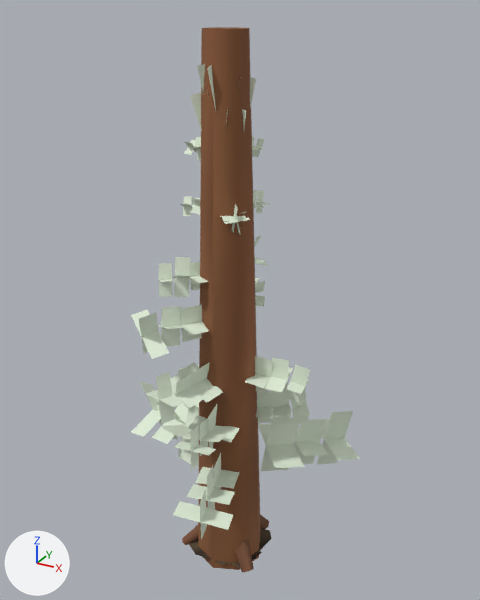
A saved change to the glTF model packages/viewer-threejs/public/assets/resources/pine/mature-lod2.glb.
Before and after are seen from a 50 mm lens placed at (13.0, -22.5, 24.5), pointed at (0.2, 0.7, 12.9). The axes (+X, +Y, +Z) are drawn at lower left. The lights are the same throughout. The first picture is the older version. Where no turn or scale is listed for an object, it has been applied to the vertices. Vertices at exactly the same position are counted once.

In view in the first picture: 'pine-needle-sprays', 'pine-trunk-branches-buried-roots-ground-blend'.
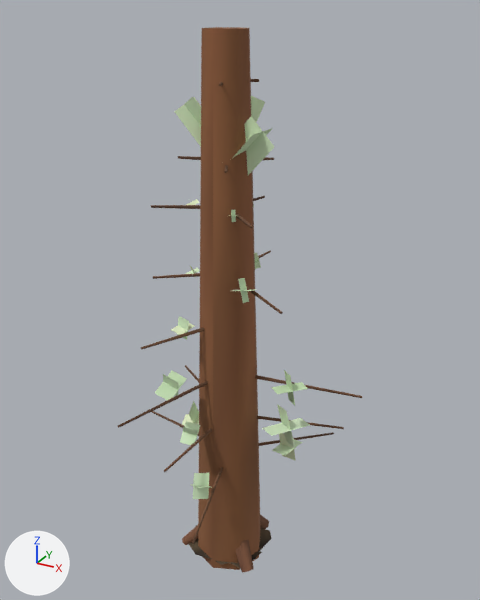
What differs and where, as boxes [x1, y1, x2, y2] in the pictures (480 x 600 px):
'pine-trunk-branches-buried-roots-ground-blend', reshaped (169% wider): before [182, 27, 272, 572]; after [118, 27, 362, 572]
'pine-needle-sprays', deleted: before [131, 64, 360, 540]
'pine-terminal-needle-sprigs', added: after [155, 96, 310, 499]
part 1 of me_mesh_0, added: after [141, 156, 283, 350]
part 2 of me_mesh_0, added: after [118, 365, 362, 544]

Edits to the bpy script that builds the scene:
```text
Change mat_material_1:
    remove # nodes: BsdfPrincipled, Math x2, Mix, OutputMaterial, VertexColor
    remove # colours: white #e4f1dc, mixed with the vertex colours
    nodes: BsdfPrincipled, Math x2, OutputMaterial, VertexColor
    colours: black #071008, mixed with the vertex colours
Change me_mesh_0:
    used by ob_pine_trunk_branches_buried_roots_ground_blend; location = (0.0, 0.0, 0.0)
    remove me_mesh_0.from_pydata(...)  # 129 vertices, 200 faces; spans x -2.1..2.0, y -1.7..2.2, z -0.5..23.8
    add me_mesh_0.from_pydata(...)  # 437 vertices, 728 faces; spans x -5.8..5.9, y -5.5..4.0, z -0.5..23.8
    me_mesh_0 part 1: 154 vertices added at x -3.0..3.5, y -3.5..4.0, z 11.8..19.1
    me_mesh_0 part 2: 126 vertices added at x -5.8..5.9, y -5.5..3.8, z 4.8..9.7
    other edits to the shape of me_mesh_0 do not show in these pictures
Add me_mesh_1_1:
    me_mesh_1_1.from_pydata(...)  # 200 vertices, 100 faces; spans x -3.6..3.8, y -3.4..2.8, z 4.5..22.1
    me_mesh_1_1.materials.append(mat_material_1)
Remove ob_pine_needle_sprays:
    ob_pine_needle_sprays = bpy.data.objects.new('pine-needle-sprays', me_mesh_1)
    ob_pine_needle_sprays.location = (0.0, 0.0, 0.0)
Add ob_pine_terminal_needle_sprigs:
    ob_pine_terminal_needle_sprigs = bpy.data.objects.new('pine-terminal-needle-sprigs', me_mesh_1_1)
    ob_pine_terminal_needle_sprigs.location = (0.0, 0.0, 0.0)
```
